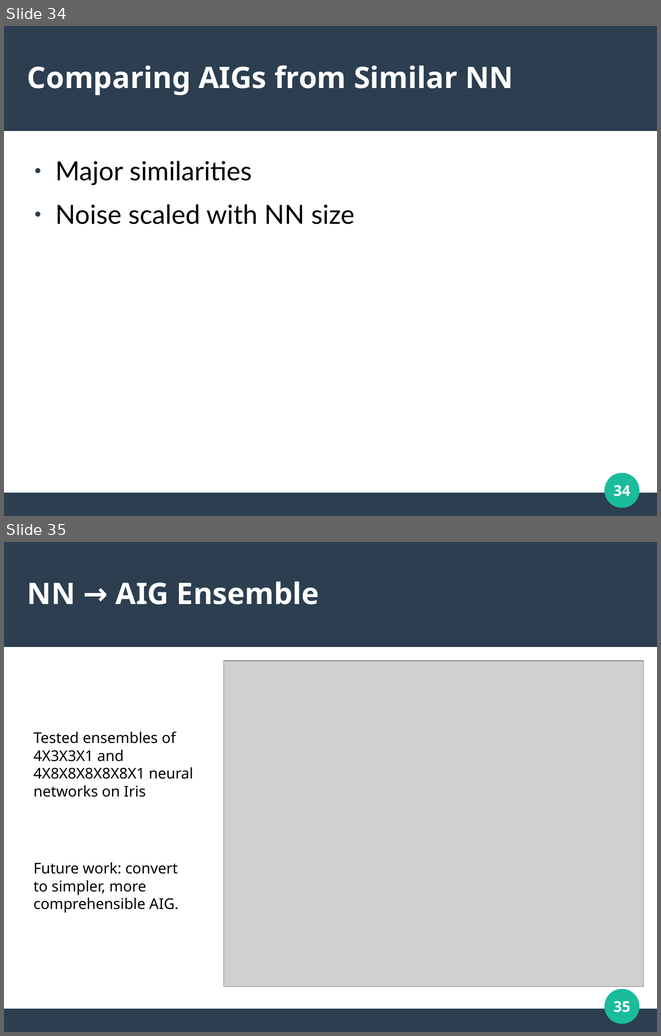
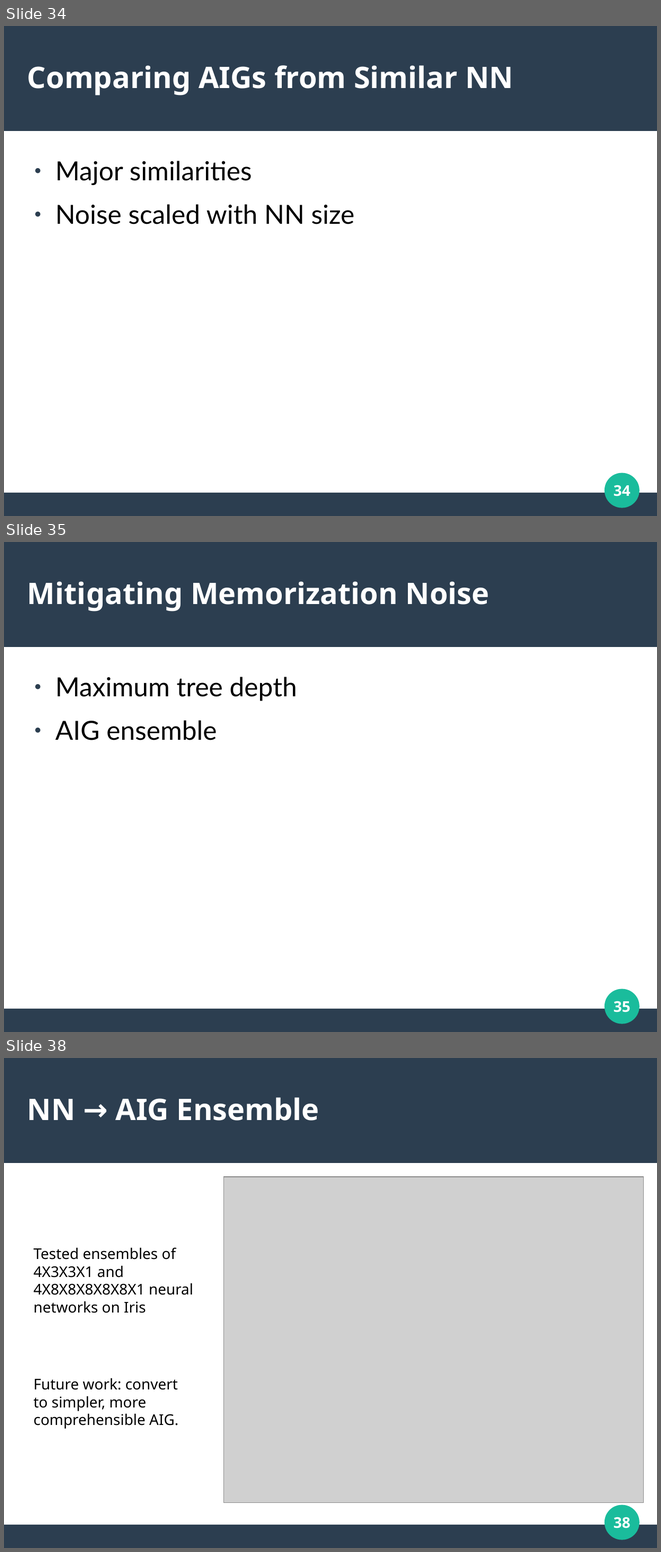
Before and after one commit to jarrenbr/ThesisPublic, a slide deck: defense_presentation.odp. Shown one above the other, each under a label of ours: slides 34 and 35 before the commit, slides 34, 35 and 38 after it; the slides between them are not shown. The pictures are 661x1036 and 661x1552 pixels, drawn with LibreOffice and Linux fonts; fonts in the diff are those of the drawing; grey boxes stand for pictures. Boxes give left, top, right and bottom in pixels: in the first picture for what was removed or moved away, otherwise in the second. Text is boxed around its words. In the diff, an @@ line names an element or a change of style, - is before the commit and + after.

```diff
--- a/defense_presentation.odp
+++ b/defense_presentation.odp
@@ slide 35 added at [4, 542, 657, 1032], background #FFFFFF; not listed: 3 template elements that a slide beside it also shows @@
@@ title added at [27, 581, 489, 611], 36 pt, text #FFFFFF, bold @@
+Mitigating Memorization Noise
@@ text added at [55, 677, 297, 740], 32 pt, text #000000 @@
+● Maximum tree depth
+● AIG ensemble
@@ page number added at [614, 1000, 630, 1012], 18 pt, text #FFFFFF, bold @@
+35
@@ what was slide 35 is now slide 38 @@
@@ page number at [614, 1516, 630, 1528]: text changed @@
-35
+38
```
Also in this commit, not shown: 2 other slides added.
